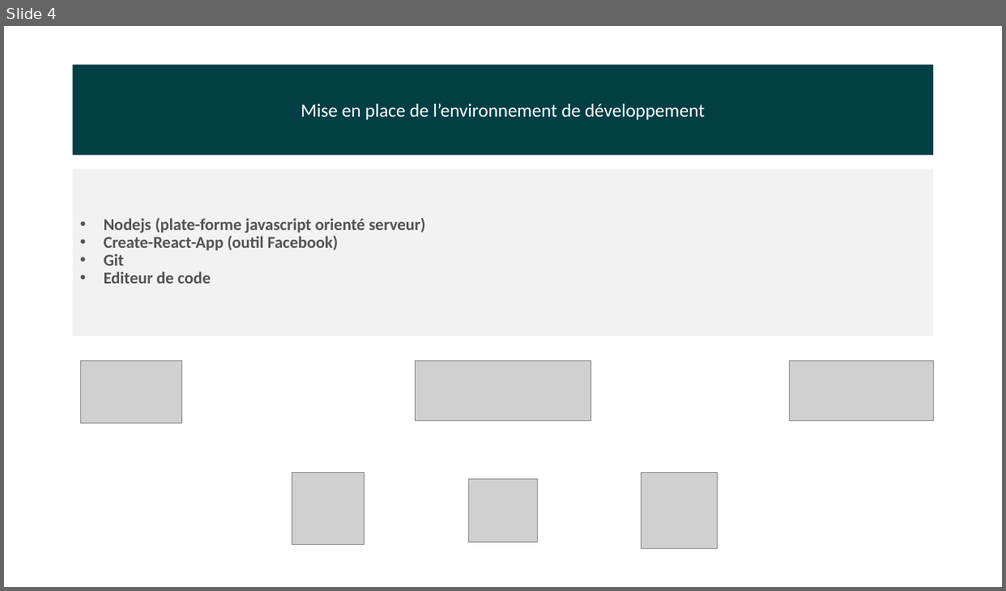
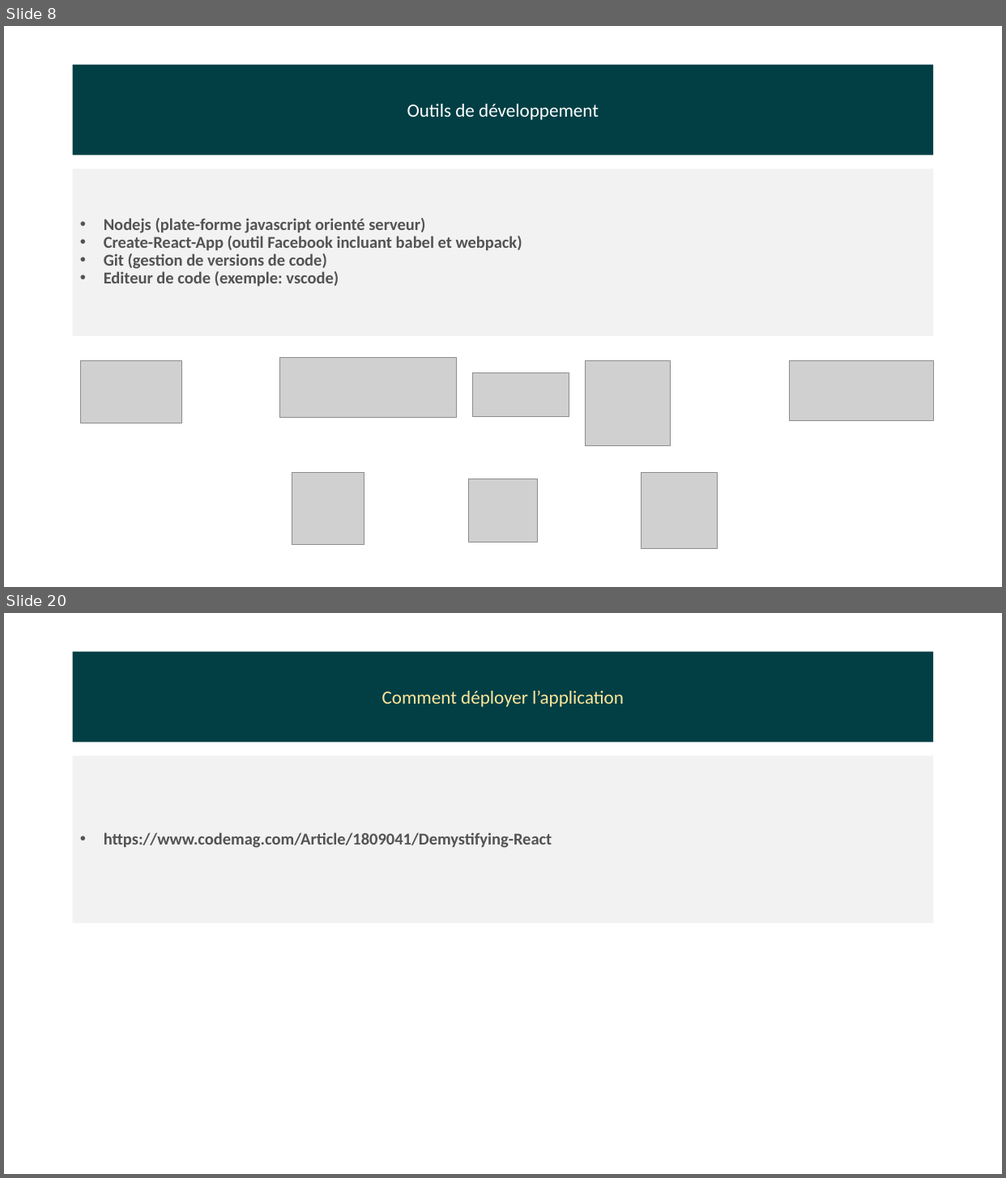
Before and after one commit to coumarane/react-typescript-starter, a slide deck: Initiation à Reactjs.pptx. Shown one above the other, each under a label of ours: slide 4 before the commit, slides 8 and 20 after it; the slides between them are not shown. The pictures are 1006x591 and 1006x1178 pixels, drawn with LibreOffice and Linux fonts; fonts in the diff are those of the drawing; grey boxes stand for pictures. Boxes give left, top, right and bottom in pixels: in the first picture for what was removed or moved away, otherwise in the second. Text is boxed around its words. In the diff, an @@ line names an element or a change of style, - is before the commit and + after.

```diff
--- a/Initiation à Reactjs.pptx
+++ b/Initiation à Reactjs.pptx
@@ slide 20 added at [4,613,1002,1174], background #FFFFFF @@
@@ rectangle added at [73,652,934,743], fill #013F45, 18 pt, text #FFE699 @@
+Comment déployer l’application
@@ rectangle added at [73,756,934,924], fill #F2F2F2, 16 pt, text #525252, bold @@
+• https://www.codemag.com/Article/1809041/Demystifying-React
@@ what was slide 4 is now slide 8 @@
@@ slide 8 changed as well @@
@@ text in rectangle at [407,104,599,120]: text changed @@
-Mise en place de l’environnement de développement
+Outils de développement
@@ text in rectangle at [104,236,522,286]: text changed @@
-• Create-React-App (outil Facebook)
-• Git
-• Editeur de code
+• Create-React-App (outil Facebook incluant babel et webpack)
+• Git (gestion de versions de code)
+• Editeur de code (exemple: vscode)
@@ picture: place and size @@
-picture at [415,361,592,421]
+picture at [279,357,456,417]
@@ picture added at [585,361,671,446] @@
@@ picture added at [473,373,569,416] @@
```
Also in this commit, not shown: 2 other slides changed, 15 other slides added, 1 slide removed.
